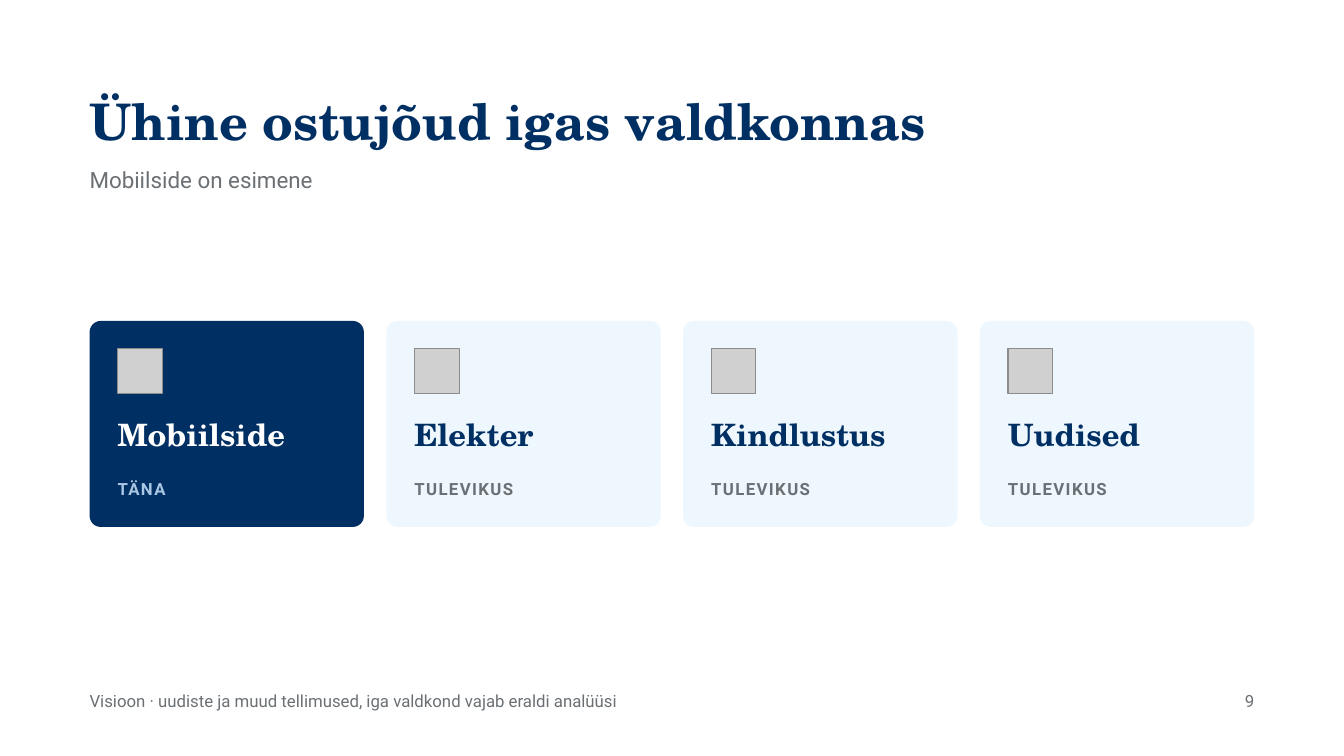
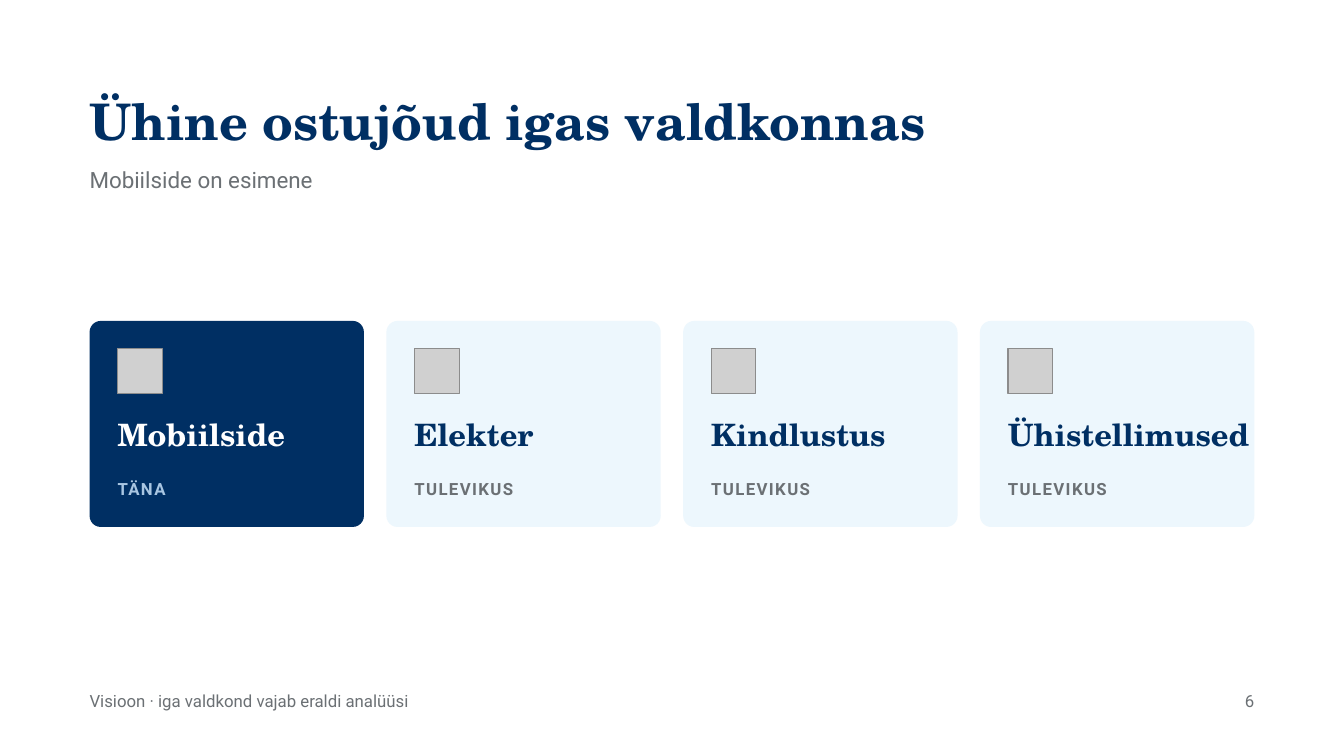
Before and after one commit to ulaurson/tuleva-kogum, a slide deck: slide 6 of esitlus/tuleva-kogum-pitch.pptx (slide 9 before the commit). Drawn at 1344x756 pixels with LibreOffice and Linux fonts; fonts in the diff are those of the drawing; grey boxes stand for pictures. Boxes give left, top, right and bottom in pixels: in the first picture for what was removed or moved away, otherwise in the second. Text is boxed around its words. In the diff, an @@ line names an element or a change of style, - is before the commit and + after.

```diff
--- a/esitlus/tuleva-kogum-pitch.pptx
+++ b/esitlus/tuleva-kogum-pitch.pptx
@@ text at (1008, 417, 1249, 447): text changed @@
-Uudised
+Ühistellimused
@@ text at (90, 694, 409, 711): text changed @@
-Visioon · uudiste ja muud tellimused, iga valdkond vajab eraldi analüüsi
+Visioon · iga valdkond vajab eraldi analüüsi
@@ text at (1245, 695, 1254, 707): text changed @@
-9
+6
```
Also in this commit, not shown: 2 other slides changed, 8 slides added, 6 slides removed, 1 other file.
